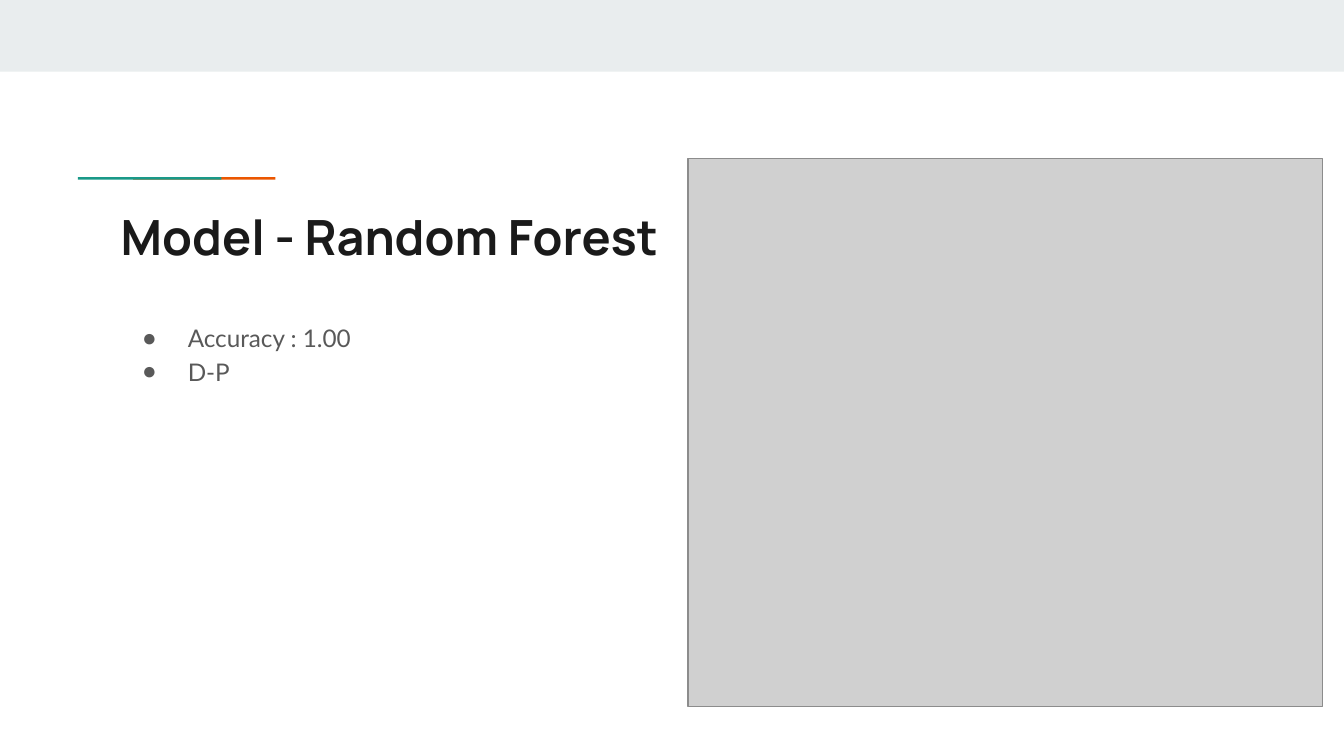
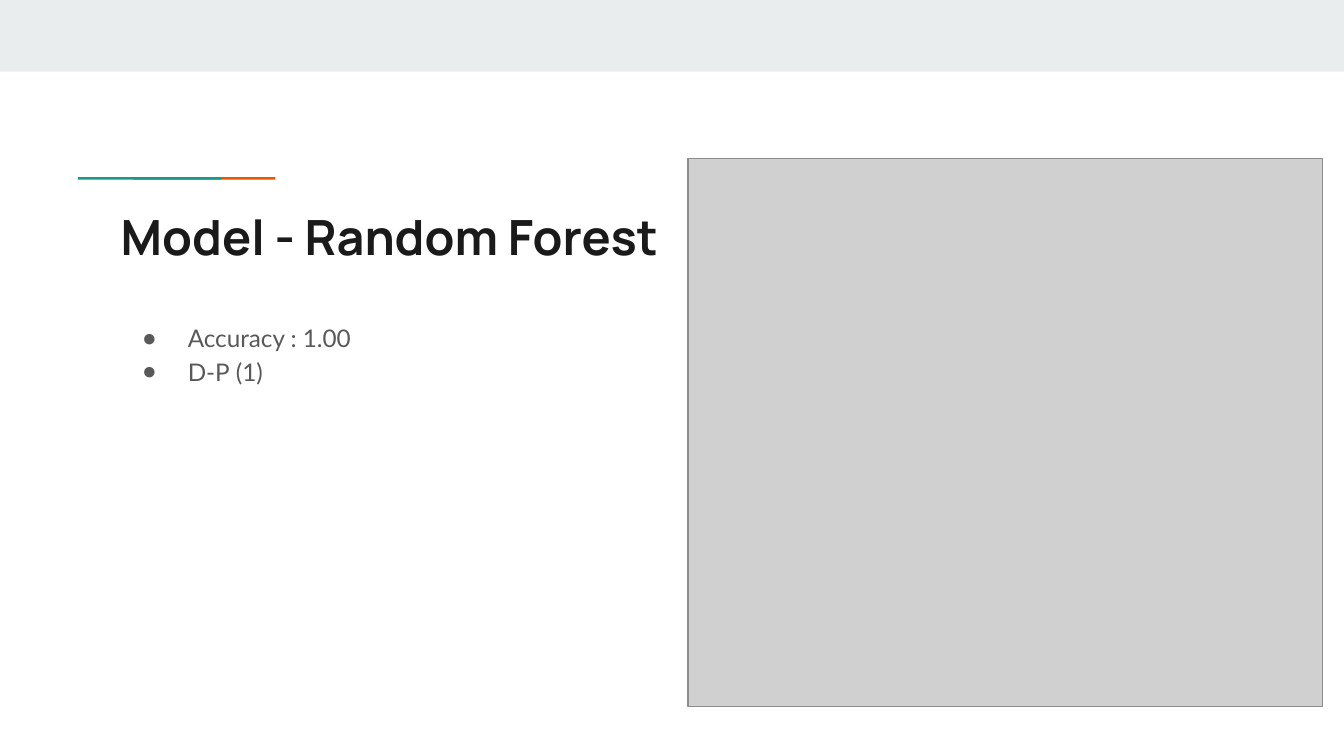
Before and after one commit to allen880117/DrawTablet, a slide deck: slide 19 of Team14.pptx (slide 16 before the commit). Drawn at 1344x756 pixels with LibreOffice and Linux fonts; fonts in the diff are those of the drawing; grey boxes stand for pictures. Boxes give left, top, right and bottom in pixels: in the first picture for what was removed or moved away, otherwise in the second. Text is boxed around its words. In the diff, an @@ line names an element or a change of style, - is before the commit and + after.

```diff
--- a/Team14.pptx
+++ b/Team14.pptx
@@ text at (x1=188, y1=362, x2=263, y2=385): text changed @@
-● D-P
+● D-P (1)
```
Also in this commit, not shown: 11 other slides changed, 4 slides added.
